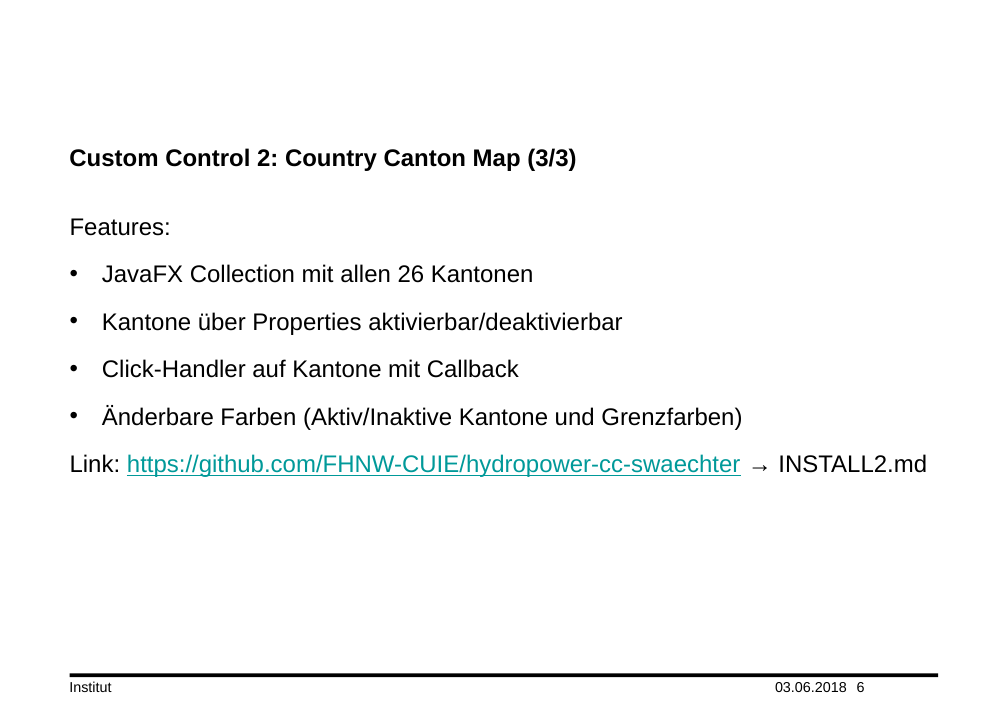
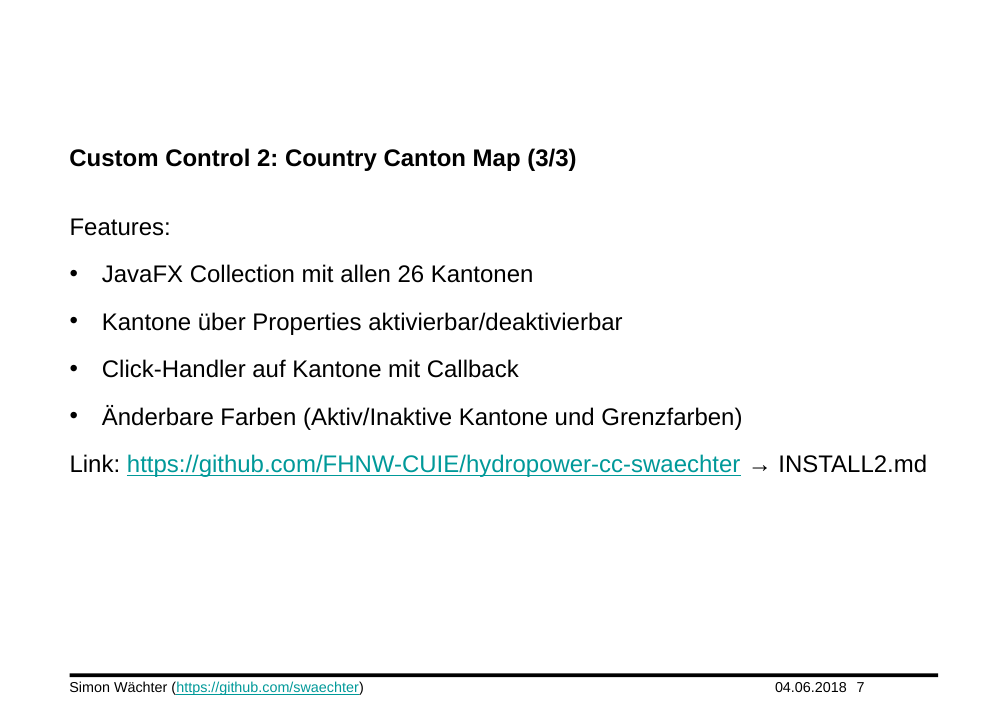
Before and after one commit to daiibee/hydropower-cc-swaechter, a slide deck: slide 7 of doc/cuie_FS18_Simon_Waechter.pptx (slide 6 before the commit). Drawn at 1008x713 pixels with LibreOffice and Linux fonts; fonts in the diff are those of the drawing; background and template pictures are left out. Boxes give left, top, right and bottom in pixels: in the first picture for what was removed or moved away, otherwise in the second. Text is boxed around its words. In the diff, an @@ line names an element or a change of style, - is before the commit and + after.

```diff
--- a/doc/cuie_FS18_Simon_Waechter.pptx
+++ b/doc/cuie_FS18_Simon_Waechter.pptx
@@ text at bbox=[69, 681, 364, 695]: text changed; text colour #000000 to #009999 @@
-Institut
+Simon Wächter (https://github.com/swaechter)
@@ text at bbox=[775, 682, 847, 692]: text changed @@
-03.06.2018
+04.06.2018
@@ page number at bbox=[857, 682, 865, 692]: text changed @@
-6
+7
```
Also in this commit, not shown: 5 other slides changed, 1 slide added, 2 other files.
